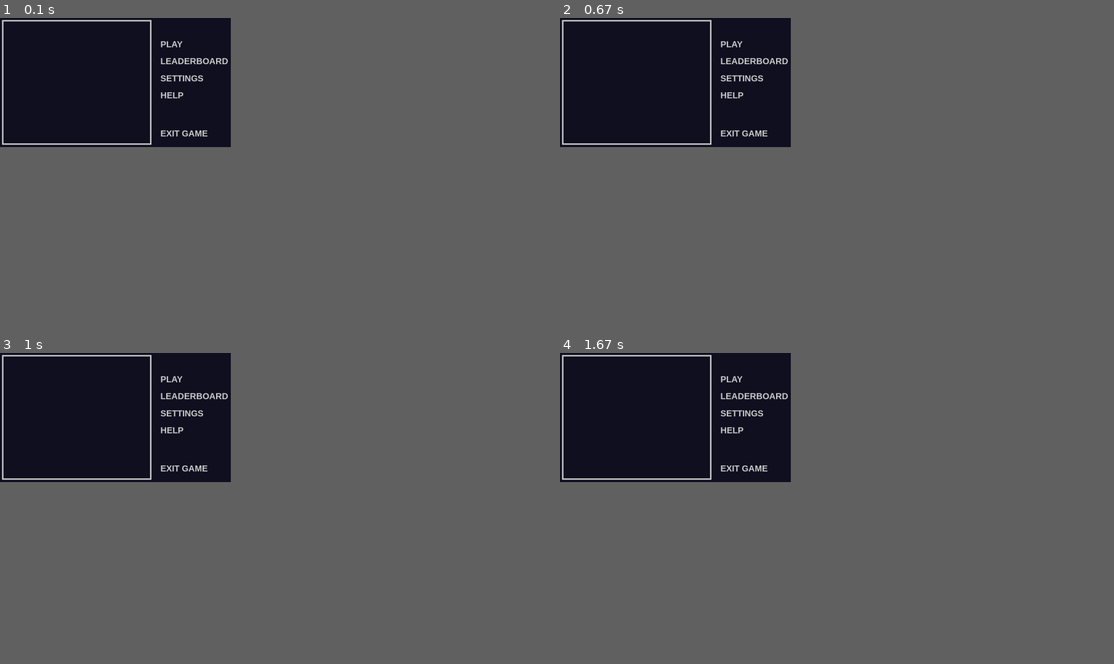
Above: before the commit, frames 1-4 (two rows, left to right).
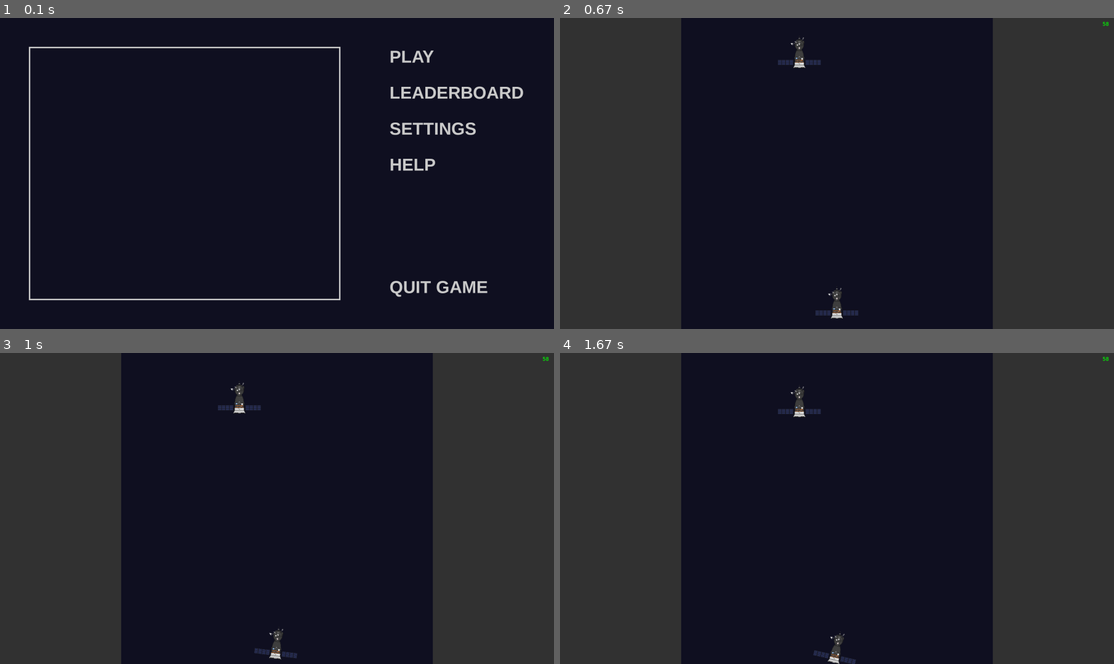
Above: after the commit, the same moments.

Repository: alryks/PyGameYalProject
Game: pygame game, started from main.py
The game is run twice, just before and just after one commit, with the same random seed, the same clock (stepped at 60 frames per second) and the same inputs.
Inputs (mouse positions are in pixels of both pictures, inside the frame that each line leads up to):
- Up to frame 1 (0.1 s): no input
- Up to frame 2 (0.67 s): press the mouse at (997, 285) at 0.37 s; move the mouse to (848, 232) at 0.47 s; release the mouse at (704, 176) at 0.6 s
- Up to frame 3 (1 s): hold S from 0.67 s (still down); hold Right from 0.67 s (still down); move the mouse to (105, 461) at 0.7 s
- Up to frame 4 (1.67 s): release S at 1.13 s; release Right at 1.13 s
In our replay, the window is 375x210 before the commit and 900x506 after it. These sizes can differ from the game's own. Grey fills any space a smaller window leaves; there, only what the larger window draws over its background counts as a difference.

The runs differ from the first frame. In frame 1, 4.1% of the frame differs, in the area x 0-95%, y 0-91%; in frame 2, 45%; in frame 3, 45%, in the area x 0-100%, y 0-100%; in frame 4, 45%.

Commit message:
Added base obstacle class. Finished resizability feature with preferences.txt.

Diff:
--- a/main.py
+++ b/main.py
@@ -75,10 +75,40 @@
 
 
 def update_fps():
-    fps = str(int(clock.get_fps()))
+    # fps = str(int(clock.get_fps()))
+    fps = str(1000 // tick)
     font = pygame.font.SysFont("Verdana", 18)
     fps_text = font.render(fps, 1, pygame.Color("green"))
     return fps_text
+
+
+class Obstacle(pygame.sprite.Sprite):
+    def __init__(self, x, y):
+        super().__init__(all_sprites)
+        self.add(obstacles)
+        self.image = load_image(os.path.join("temp", "spaceship.png"))
+        self.rect = self.image.get_rect()
+        self.rect.x = random.randint(int(width / 16 * 3.5), width - int(width / 16 * 3.5))
+        self.rect.y = y
+        self.x = x
+        self.y = y
+        self.speed = height / 10
+
+    def update(self, *args):
+        self.y += self.speed / fps
+        self.rect.y = int(self.y)
+
+        if pygame.sprite.collide_mask(self, spaceship):
+            spaceship.v = [0, 0]
+            spaceship.a = 0
+            spaceship.d = 0
+
+            spaceship.aw = 0
+            spaceship.w = 0
+
+            spaceship.go = False
+
+            self.speed = 0
 
 
 class Border(pygame.sprite.Sprite):
@@ -97,6 +127,9 @@
 
             spaceship.aw = 0
             spaceship.w = 0
+
+            for sprite in obstacles:
+                sprite.speed = 0
 
             spaceship.go = False
 
@@ -109,7 +142,7 @@
         self.image = self.sprite_img
         self.rect = self.image.get_rect()
         self.rect.x = width // 2 - self.rect.width // 2
-        self.rect.y = height // 2 - self.rect.height // 2
+        self.rect.y = height // 6 * 5
 
         self.width = self.rect.width
         self.go = True
@@ -125,10 +158,8 @@
         self.angle = 0
 
     def update(self, *args):
-        tick = clock.tick()
-
-        self.w += self.aw * tick / 1000
-        self.angle += self.w * tick / 1000
+        self.w += self.aw / 50
+        self.angle += self.w / 50
         angle_rad = self.angle / 360 * 2 * pi
 
         self.v = [self.v[0] - self.a * tick / 1000 * math.sin(angle_rad),
@@ -145,13 +176,13 @@
     def changes(self, type):
         if type == pygame.KEYDOWN and self.go:
             if event.key in [pygame.K_LEFT, pygame.K_a]:
-                self.aw = height / fps * 0.5 / (2 * pi) * 360
+                self.aw = 1 * tick / 1000 * 100 / (2 * pi) * 360
             elif event.key in [pygame.K_RIGHT, pygame.K_d]:
-                self.aw = -height / fps * 0.5 / (2 * pi) * 360
+                self.aw = -1 * tick / 1000 * 100 / (2 * pi) * 360
             elif event.key in [pygame.K_DOWN, pygame.K_s]:
-                self.a = -height / fps / 8
+                self.a = -height * tick / 1000 / 3
             elif event.key in [pygame.K_UP, pygame.K_w]:
-                self.a = height / fps / 8
+                self.a = height * tick / 1000 / 3
         if type == pygame.KEYUP and self.go:
             if event.key in [pygame.K_LEFT, pygame.K_RIGHT,
                              pygame.K_a, pygame.K_d]:
@@ -184,6 +215,9 @@
 
     spaceship = Spaceship()
 
+    obstacles = pygame.sprite.Group()
+    Obstacle(0, 0)
+
     ''
 
     running = True
@@ -192,11 +226,11 @@
 
     start_screen.width = width
     start_screen.height = height
-    start_screen.rsz = width / 1080
+    start_screen.rsz = height / 1080
     where_to_go = start_screen.start_screen()
 
     while running:
-
+        tick = clock.tick(fps)
         screen.fill('#111122')
 
         events = pygame.event.get()
@@ -211,7 +245,6 @@
 
         pygame.display.flip()
 
-        clock.tick(fps)
     pygame.quit()
 
 delete_temp()
--- a/preferences.txt
+++ b/preferences.txt
@@ -1 +1 @@
-800, 450
+1920, 1080
--- a/start_screen.py
+++ b/start_screen.py
@@ -2,11 +2,10 @@
 import sys
 import os
 
-
 pygame.init()
 with open("preferences.txt") as prefs:
     size = width, height = [int(num) for num in prefs.readline().split(", ")]
-rsz = width / 1080
+rsz = height / 1080
 screen = pygame.display.set_mode(size)
 clock = pygame.time.Clock()
 FPS = 60
@@ -34,8 +33,9 @@
 
 
 class Button:
-    font = pygame.font.SysFont("Trebuchet MS", 30, True)
-    padding = (rsz * 750, rsz * 100, rsz * 0, rsz * 80, rsz * 10, rsz * 100)  # x, y, shiftx, shifty, focus_expand, last
+    font = pygame.font.SysFont("Trebuchet MS", int(30 * rsz) * 2, True)
+    padding = (rsz * 1350, rsz * 100, rsz * 0, rsz * 125, rsz * 10,
+               rsz * 300)  # x, y, shiftx, shifty, focus_expand, last
 
     def __init__(self, text, pos, last=False):
         self.text = text
@@ -43,6 +43,7 @@
         self.rect = pygame.rect.Rect([0, 0, 0, 0])
         self.is_focused = False
         self.is_last = last
+        self.color = '#CCCCCC'
 
     def update(self, pos, clicked):
         self.is_focused = self.rect.x <= pos[0] <= self.rect.x + self.rect.w and \
@@ -51,15 +52,20 @@
             raise ScreenChange(self.text)
 
     def render(self):
-        string_rendered = Button.font.render(self.text, True, "#cccccc")
+        string_rendered = Button.font.render(self.text, True, self.color)
         self.rect = string_rendered.get_rect()
         self.rect.x = Button.padding[0] + Button.padding[2] * self.pos
-        self.rect.y = Button.padding[1] + Button.padding[3] * self.pos + self.is_last * Button.padding[5]
+        self.rect.y = Button.padding[1] + Button.padding[
+            3] * self.pos + self.is_last * Button.padding[5]
 
         if self.is_focused:
-            border_rect = [self.rect.x - Button.padding[4], self.rect.y - Button.padding[4],
-                           self.rect.w + Button.padding[4] * 2, self.rect.h + Button.padding[4] * 2]
-            pygame.draw.rect(screen, "#dddddd", border_rect, 5)
+            # border_rect = [self.rect.x - Button.padding[4], self.rect.y - Button.padding[4],
+            #                self.rect.w + Button.padding[4] * 2, self.rect.h + Button.padding[4] * 2]
+            # pygame.draw.rect(screen, "#dddddd", border_rect, 5)
+            self.color = '#AAAAAA'
+            self.rect.y += 2
+        else:
+            self.color = '#CCCCCC'
 
         screen.blit(string_rendered, self.rect)
 
@@ -74,9 +80,10 @@
                  "LEADERBOARD",
                  "SETTINGS",
                  "HELP",
-                 "EXIT GAME"]
-    demo_rect = (rsz * 10, rsz * 10, width // 1.5 - rsz * 10 * 2, height - rsz * 10 * 2)
-    buttons = [Button(btn_texts[i], i, i == len(btn_texts) - 1) for i in range(len(btn_texts))]
+                 "QUIT GAME"]
+    demo_rect = (rsz * 100, rsz * 100, width // 1.5 - rsz * 100 * 2, height - rsz * 100 * 2)
+    buttons = [Button(btn_texts[i], i, i == len(btn_texts) - 1) for i in
+               range(len(btn_texts))]
     running = True
 
     while running:
@@ -86,12 +93,13 @@
             elif event.type in (pygame.MOUSEMOTION, pygame.MOUSEBUTTONDOWN):
                 try:
                     for btn in buttons:
-                        btn.update(event.pos, event.type == pygame.MOUSEBUTTONDOWN)
+                        btn.update(event.pos,
+                                   event.type == pygame.MOUSEBUTTONDOWN)
                 except ScreenChange as e:
                     return e.screen
 
         screen.fill("#111122")
-        pygame.draw.rect(screen, "#cccccc", demo_rect, 5)
+        pygame.draw.rect(screen, "#CCCCCC", demo_rect, int(5 * rsz))
 
         for btn in buttons:
             btn.render()
